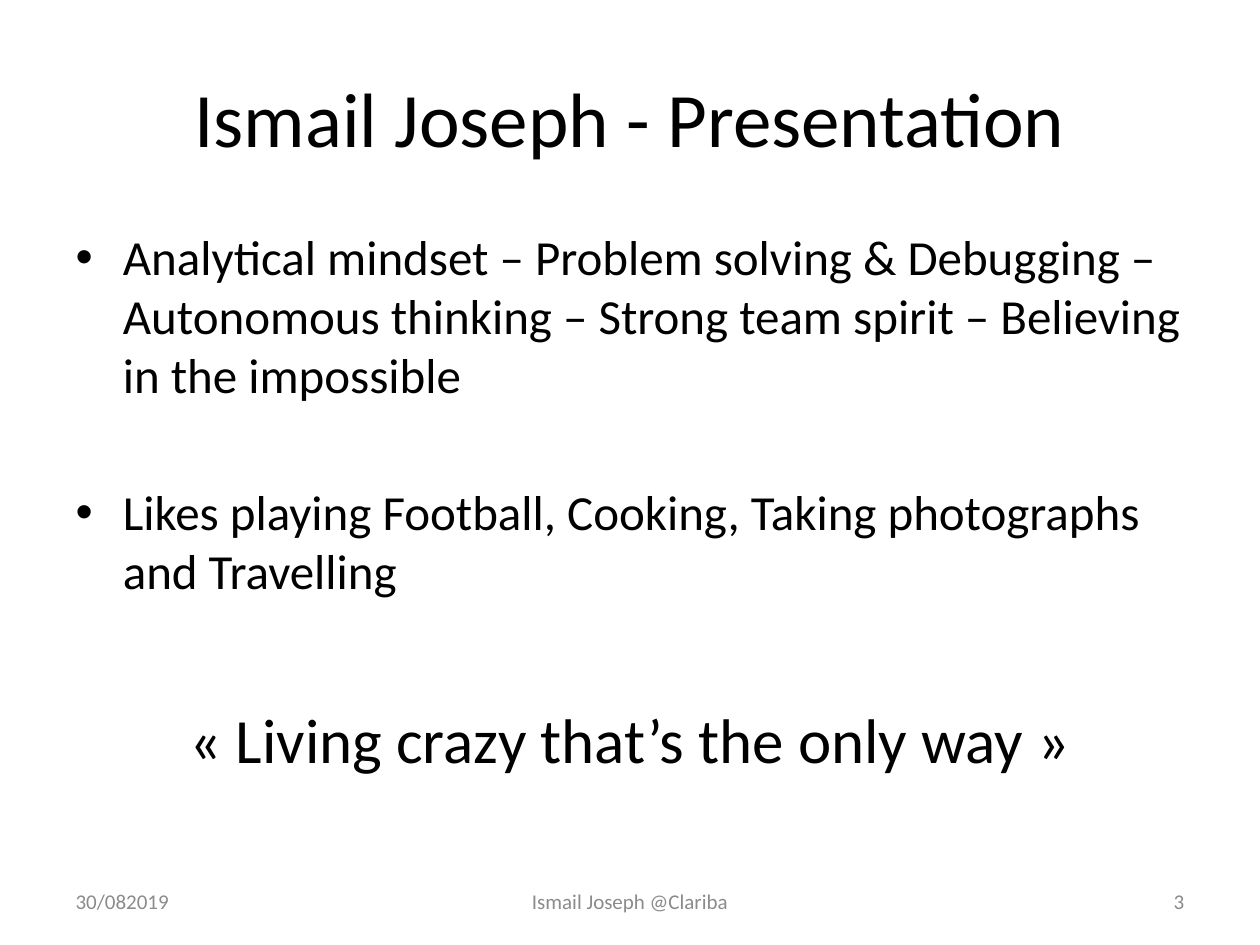
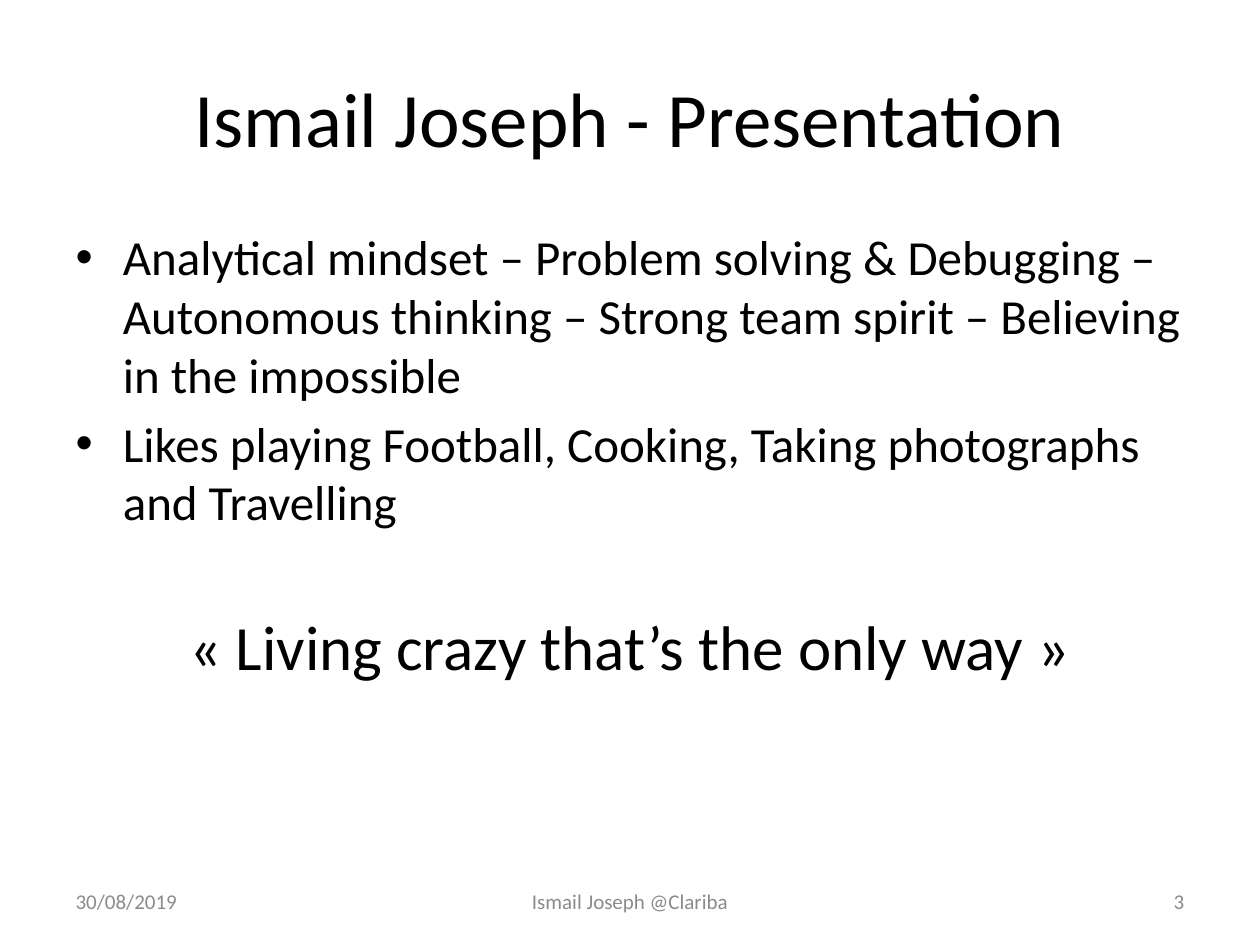
Before and after one commit to Fesouille/ionic-angular-course, a slide deck: slide 3 of Clariba_test_presentation.pptx. Drawn at 1260x945 pixels with LibreOffice and Linux fonts; fonts in the diff are those of the drawing. Boxes give left, top, right and bottom in pixels: in the first picture for what was removed or moved away, otherwise in the second. Text is boxed around its words. In the diff, an @@ line names an element or a change of style, - is before the commit and + after.

Commit message:
presentation

```diff
--- a/Clariba_test_presentation.pptx
+++ b/Clariba_test_presentation.pptx
@@ text added at [236,625,1024,681], 36 pt, text #000000 @@
+« Living crazy that’s the only way »
@@ text at [236,718,1024,774]: paragraph removed @@
-« Living crazy that’s the only way »
@@ text at [76,894,177,910]: text changed @@
-30/082019
+30/08/2019
```
Also in this commit, not shown: 5 other slides changed, 1 slide added.
